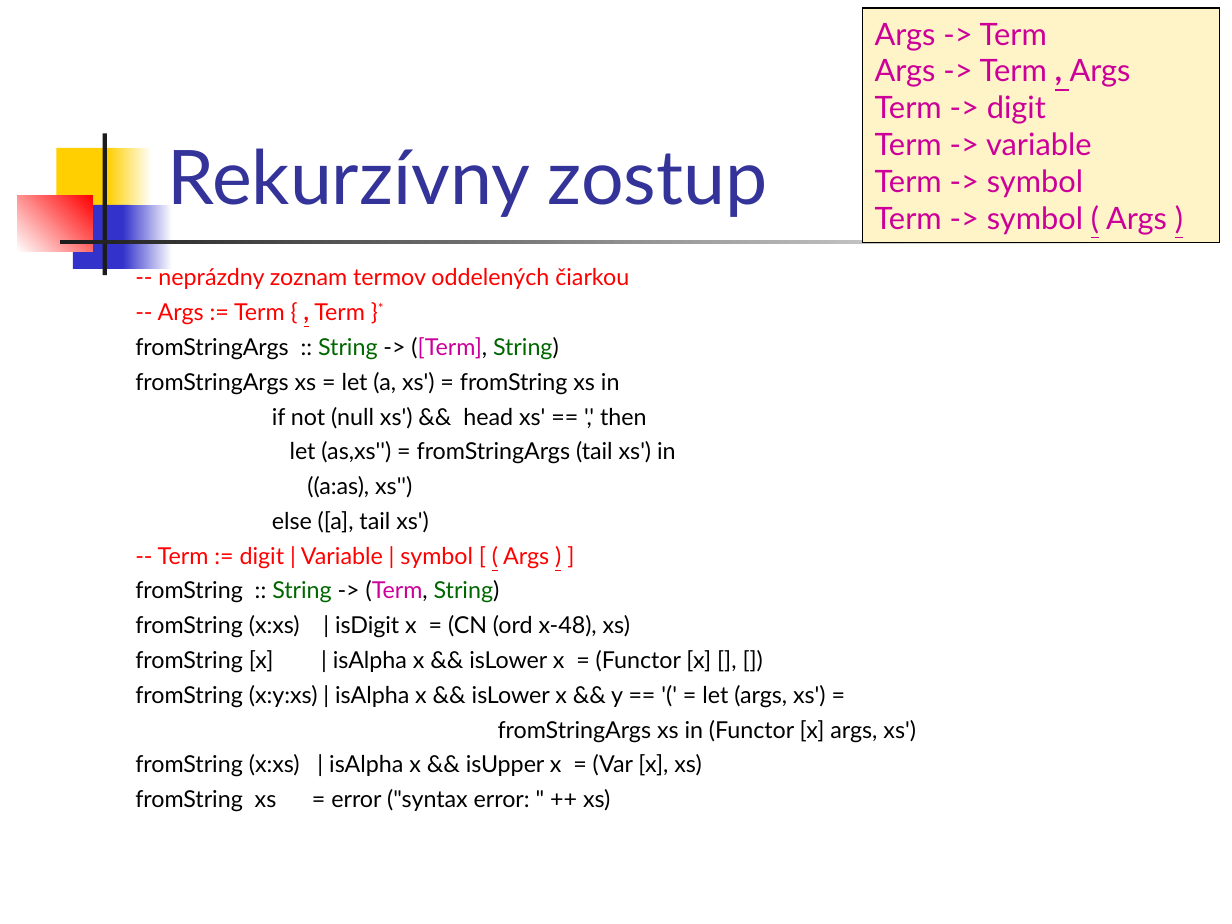
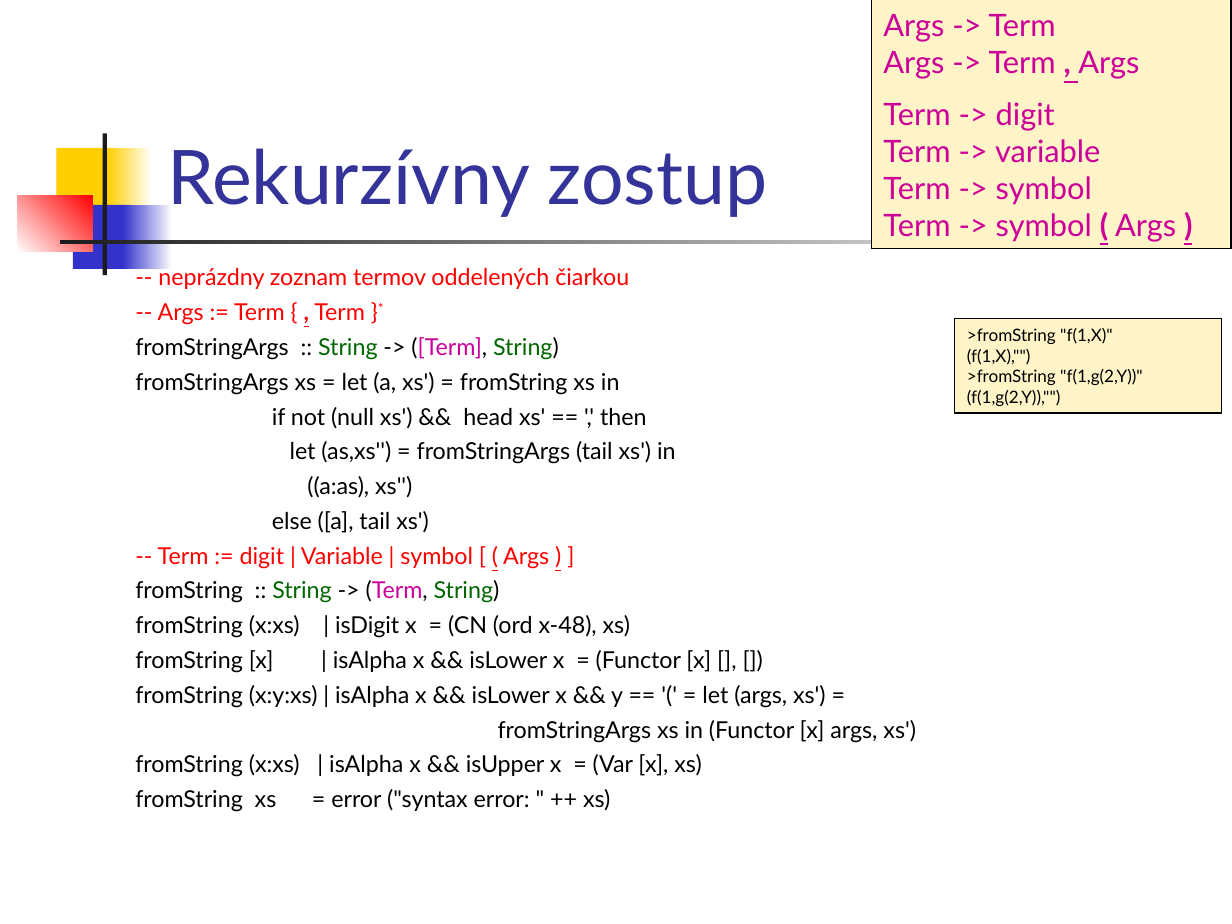
Before and after one commit to Funkcionalne/Prednasky, a slide deck: slide 8 of 09/09_fpro.ppt. Drawn at 1232x924 pixels with LibreOffice and Linux fonts; fonts in the diff are those of the drawing. Boxes give left, top, right and bottom in pixels: in the first picture for what was removed or moved away, otherwise in the second. Text is boxed around its words. In the diff, an @@ line names an element or a change of style, - is before the commit and + after.

```diff
--- a/09/09_fpro.ppt
+++ b/09/09_fpro.ppt
@@ rectangle "Args -> Term": place and size @@
-rectangle "Args -> Term" at (862,7,1220,241)
+rectangle "Args -> Term" at (871,0,1231,249)
@@ text in rectangle at (883,213,1176,242): bold on in "( )" @@
@@ rectangle added at (955,318,1222,413), fill #FFF4C8, outline #000000 0.74 pt, 10 pt, text #000000 @@
+>fromString "f(1,X)"
+(f(1,X),"")
+>fromString "f(1,g(2,Y))"
+(f(1,g(2,Y)),"")
```
Also in this commit, not shown: 4 other slides changed, 1 other file.
